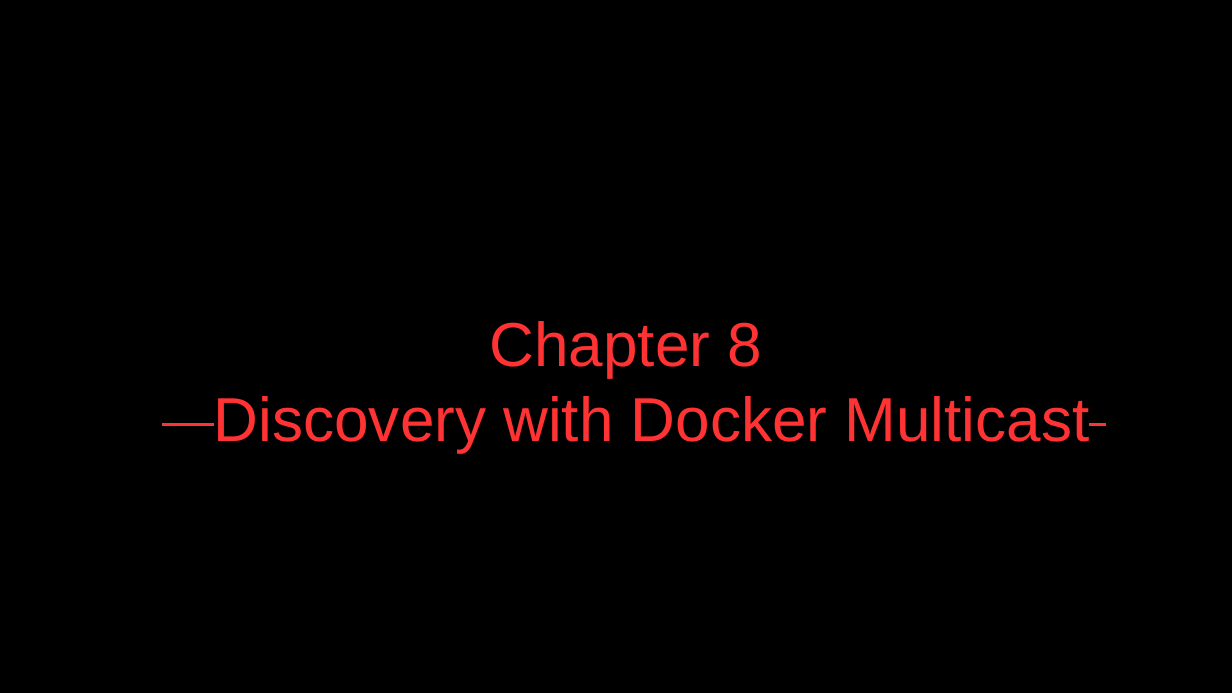
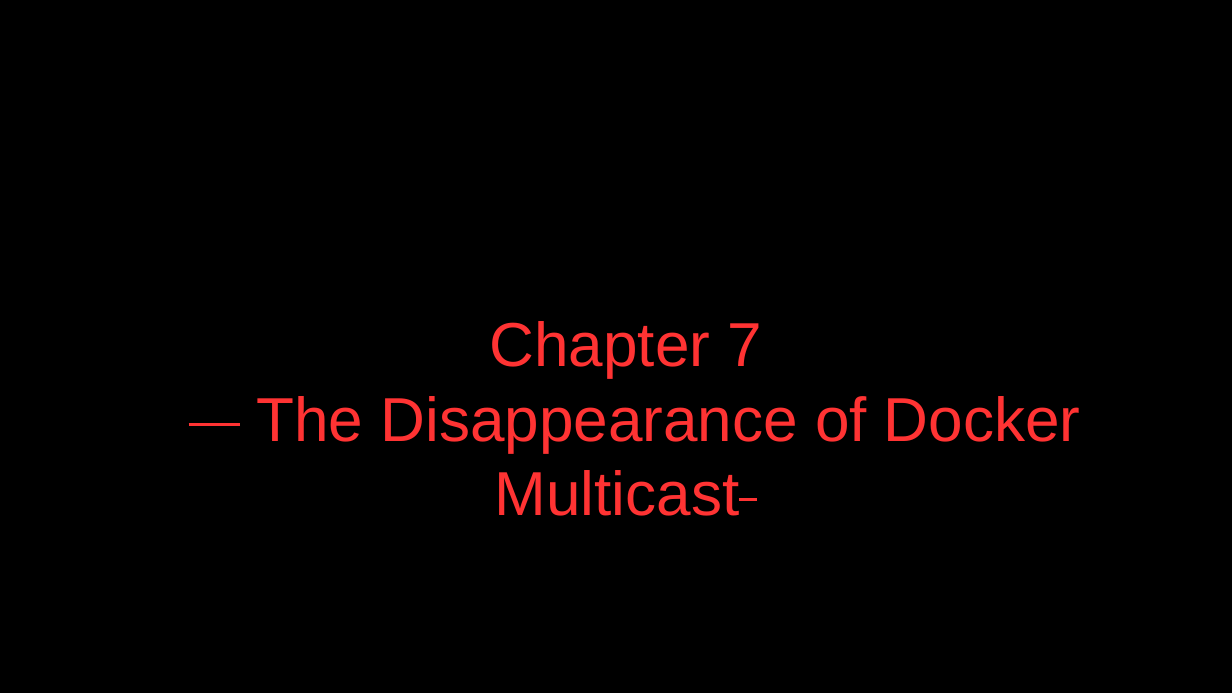
Before and after one commit to bobpaulin/networking-anger, a slide deck: slide 36 of MicroserviceNetworkingInAnger.odp (slide 38 before the commit). Drawn at 1232x693 pixels with LibreOffice and Linux fonts; fonts in the diff are those of the drawing. Boxes give left, top, right and bottom in pixels: in the first picture for what was removed or moved away, otherwise in the second. Text is boxed around its words. In the diff, an @@ line names an element or a change of style, - is before the commit and + after.

Commit message:
Slide refactor

```diff
--- a/MicroserviceNetworkingInAnger.odp
+++ b/MicroserviceNetworkingInAnger.odp
@@ text at box(256, 321, 1081, 516): text changed @@
-Chapter 8
-Discovery with Docker Multicast
+Chapter 7
+The Disappearance of Docker Multicast
```
Also in this commit, not shown: 6 other slides changed, 2 slides added, 4 slides removed.
